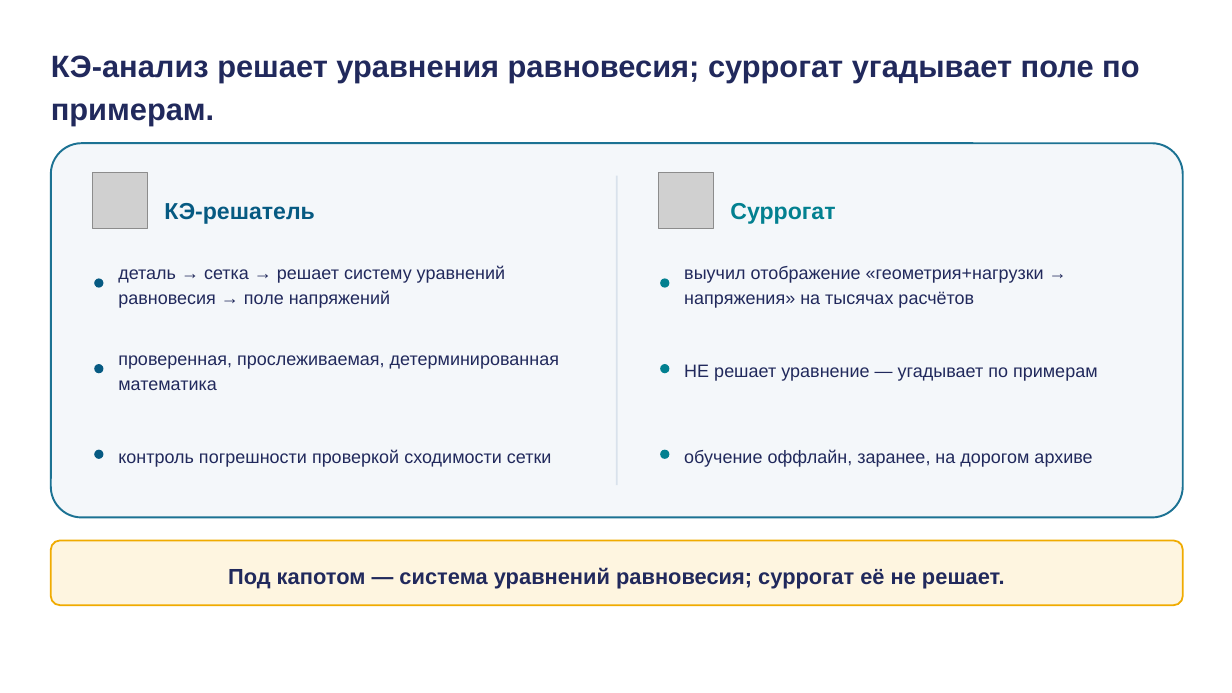
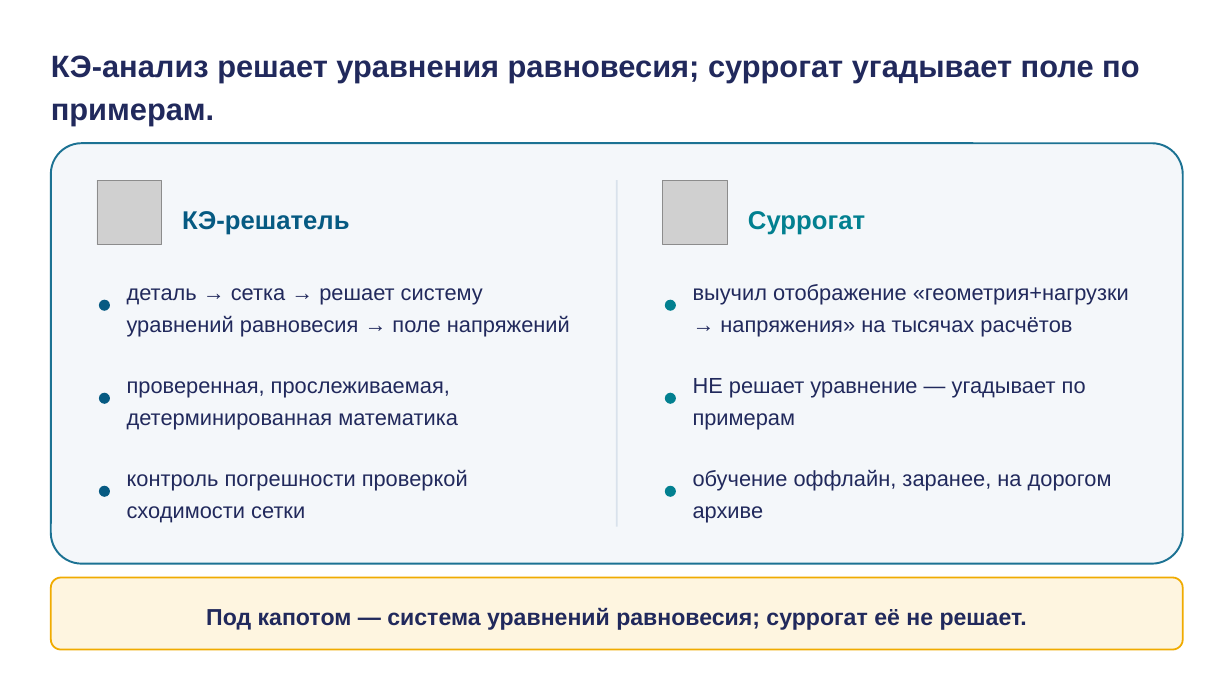
Before and after one commit to tellina-study/AI-usage-lessons, a slide deck: slide 16 of library/lectures/lec-06/rendered/lec-06.pptx. Drawn at 1232x693 pixels with LibreOffice and Linux fonts; fonts in the diff are those of the drawing; grey boxes stand for pictures. Boxes give left, top, right and bottom in pixels: in the first picture for what was removed or moved away, otherwise in the second. Text is boxed around its words. In the diff, an @@ line names an element or a change of style, - is before the commit and + after.

```diff
--- a/library/lectures/lec-06/rendered/lec-06.pptx
+++ b/library/lectures/lec-06/rendered/lec-06.pptx
@@ rounded rectangle resized from (x1=51, y1=143, x2=1183, y2=518) to (x1=51, y1=143, x2=1183, y2=564) @@
@@ rounded rectangle at (x1=51, y1=143, x2=1183, y2=564): proportions changed @@
@@ picture resized from (x1=92, y1=173, x2=148, y2=228) to (x1=97, y1=180, x2=162, y2=245) @@
@@ text "КЭ-решатель" moved from (x1=164, y1=203, x2=314, y2=224) to (x1=182, y1=211, x2=349, y2=235) @@
@@ text "КЭ-решатель" at (x1=182, y1=211, x2=349, y2=235): size 18 to 20 pt @@
@@ rectangle resized from (x1=616, y1=176, x2=618, y2=485) to (x1=616, y1=180, x2=618, y2=527) @@
@@ picture resized from (x1=658, y1=173, x2=714, y2=228) to (x1=663, y1=180, x2=727, y2=245) @@
@@ text "Суррогат" at (x1=748, y1=211, x2=865, y2=235): size 18 to 20 pt @@
@@ text "Суррогат" moved from (x1=730, y1=203, x2=835, y2=224) to (x1=748, y1=211, x2=865, y2=235) @@
@@ text "деталь → сетка → решает ..." moved from (x1=118, y1=265, x2=505, y2=308) to (x1=127, y1=288, x2=570, y2=337) @@
@@ text "выучил отображение «геометрия+нагрузки → напряжения» ..." moved from (x1=684, y1=266, x2=1044, y2=308) to (x1=693, y1=284, x2=1129, y2=337) @@
@@ rounded rectangle moved from (x1=94, y1=278, x2=104, y2=287) to (x1=99, y1=299, x2=110, y2=311) @@
@@ rounded rectangle moved from (x1=660, y1=278, x2=669, y2=287) to (x1=665, y1=299, x2=676, y2=311) @@
@@ text "проверенная, прослеживаемая, детерминированная математика" moved from (x1=118, y1=355, x2=559, y2=390) to (x1=127, y1=381, x2=458, y2=430) @@
@@ text "НЕ решает уравнение — угадывает ..." moved from (x1=684, y1=364, x2=1098, y2=381) to (x1=693, y1=378, x2=1086, y2=430) @@
@@ rounded rectangle moved from (x1=94, y1=364, x2=104, y2=373) to (x1=99, y1=393, x2=110, y2=404) @@
@@ rounded rectangle moved from (x1=660, y1=364, x2=669, y2=373) to (x1=665, y1=393, x2=676, y2=404) @@
@@ text "контроль погрешности проверкой сходимости сетки" moved from (x1=118, y1=449, x2=552, y2=467) to (x1=127, y1=469, x2=468, y2=523) @@
@@ size 14 to 17 pt; line spacing 1.18 to 1.22 in 6 elements at (x1=127, y1=288, x2=570, y2=337), (x1=693, y1=284, x2=1129, y2=337), (x1=127, y1=381, x2=458, y2=430), (x1=693, y1=378, x2=1086, y2=430), (x1=127, y1=469, x2=468, y2=523), (x1=693, y1=469, x2=1112, y2=523) @@
@@ text "обучение оффлайн, заранее, на дорогом ..." moved from (x1=684, y1=449, x2=1092, y2=467) to (x1=693, y1=469, x2=1112, y2=523) @@
@@ rounded rectangle moved from (x1=94, y1=450, x2=104, y2=459) to (x1=99, y1=486, x2=110, y2=497) @@
@@ rounded rectangle moved from (x1=660, y1=450, x2=669, y2=459) to (x1=665, y1=486, x2=676, y2=497) @@
@@ rounded rectangle resized from (x1=51, y1=541, x2=1183, y2=605) to (x1=51, y1=578, x2=1183, y2=650) @@
@@ text "Под капотом — система уравнений ..." moved from (x1=228, y1=567, x2=1005, y2=589) to (x1=206, y1=607, x2=1027, y2=630) @@
@@ text "Под капотом — система уравнений ..." at (x1=206, y1=607, x2=1027, y2=630): size 17 to 18 pt @@
```
Also in this commit, not shown: 29 other slides changed, 8 other files.
